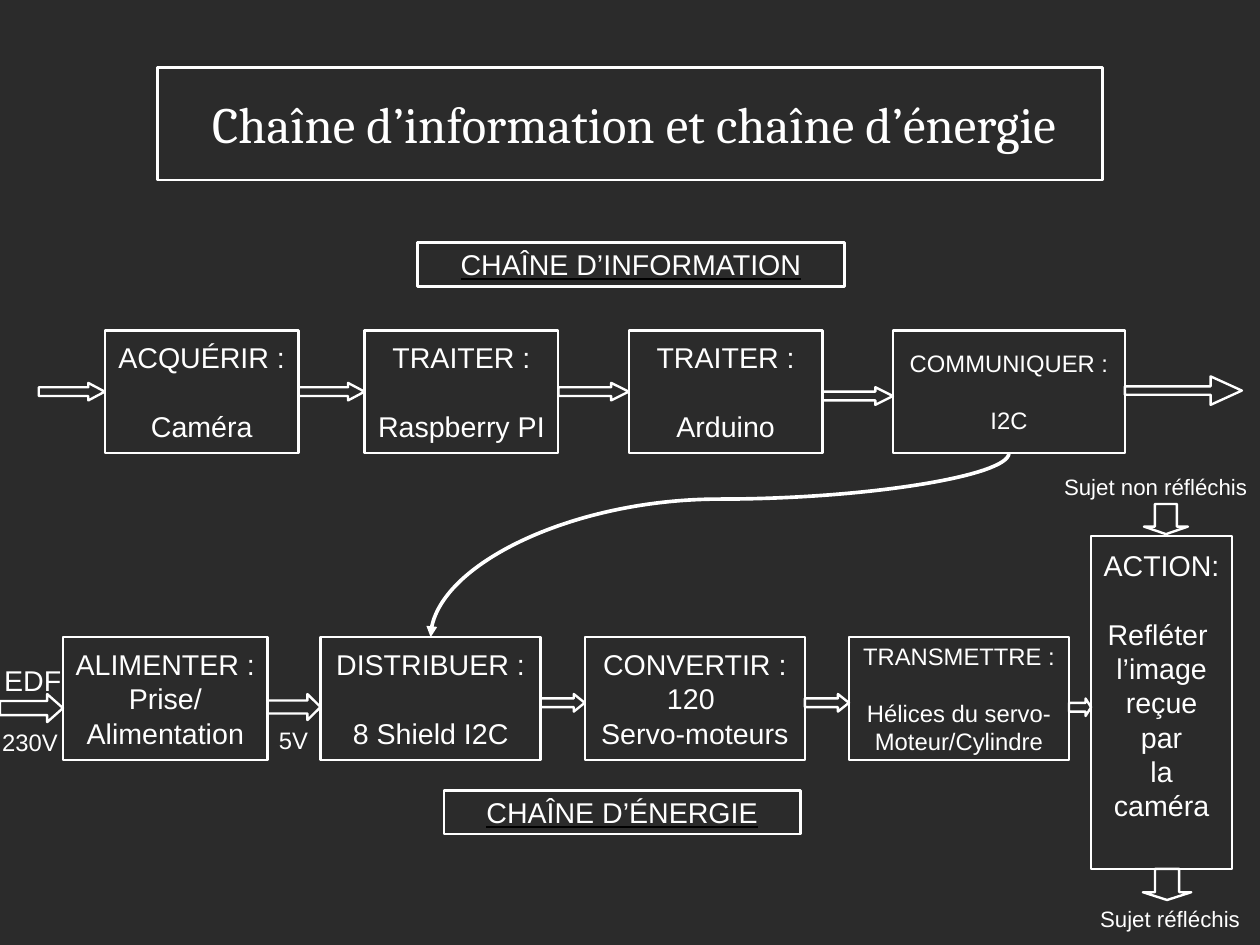
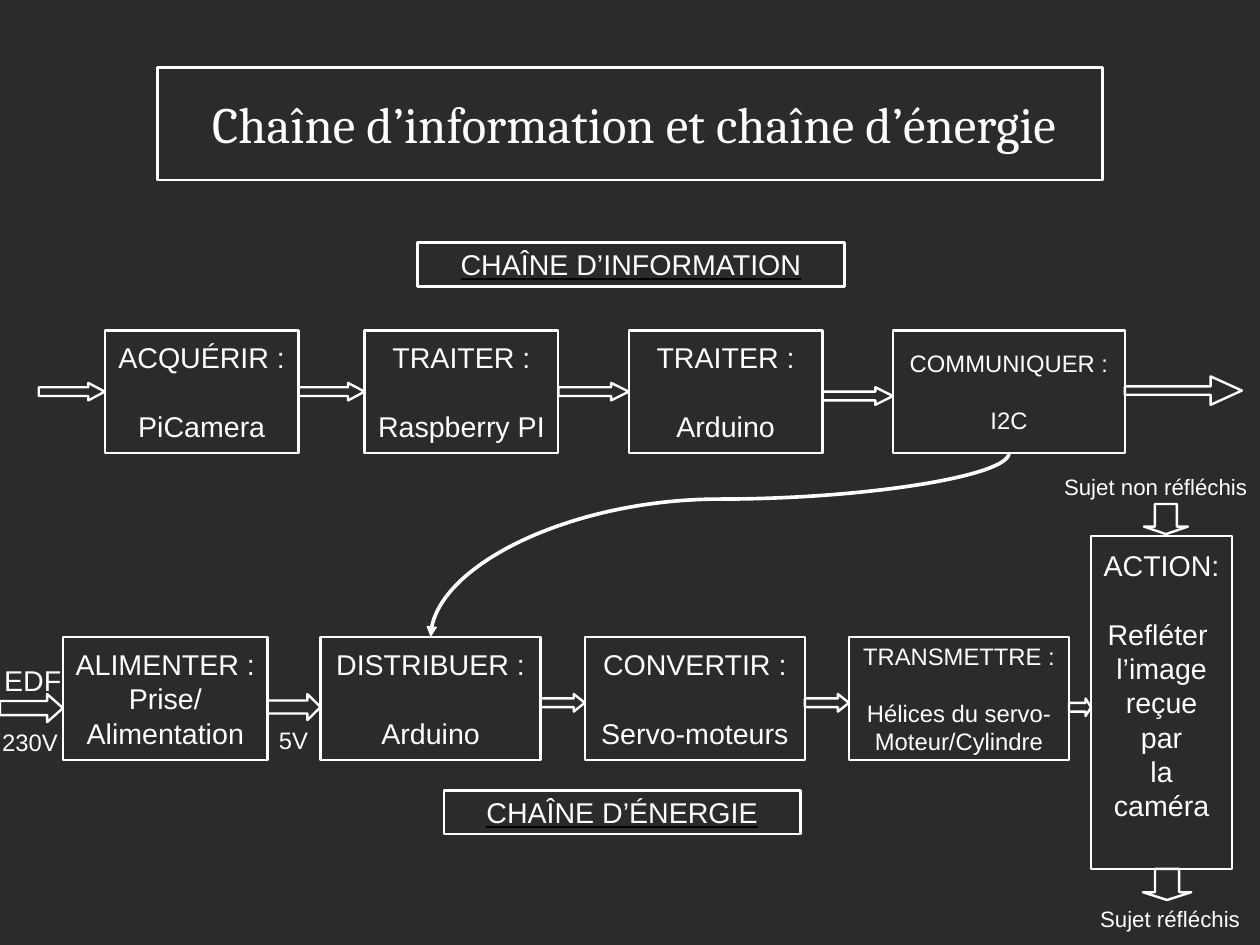
Before and after one commit to julienp17/WaveMirror, a slide deck: slide 8 of diaporama.odp. Drawn at 1260x945 pixels with LibreOffice and Linux fonts; fonts in the diff are those of the drawing; background and template pictures are left out; a plain dark background stands for a picture behind light text. Boxes give left, top, right and bottom in pixels: in the first picture for what was removed or moved away, otherwise in the second. Text is boxed around its words. In the diff, an @@ line names an element or a change of style, - is before the commit and + after.

```diff
--- a/diaporama.odp
+++ b/diaporama.odp
@@ text in rectangle at (138, 416, 265, 438): text changed @@
-Caméra
+PiCamera
@@ text in rectangle at (667, 689, 715, 710): paragraph removed @@
-120
@@ text in rectangle at (381, 723, 479, 745): text changed @@
-8 Shield I2C
+Arduino
```
Also in this commit, not shown: 1 other slide changed, 12 slides added, 6 other files.
